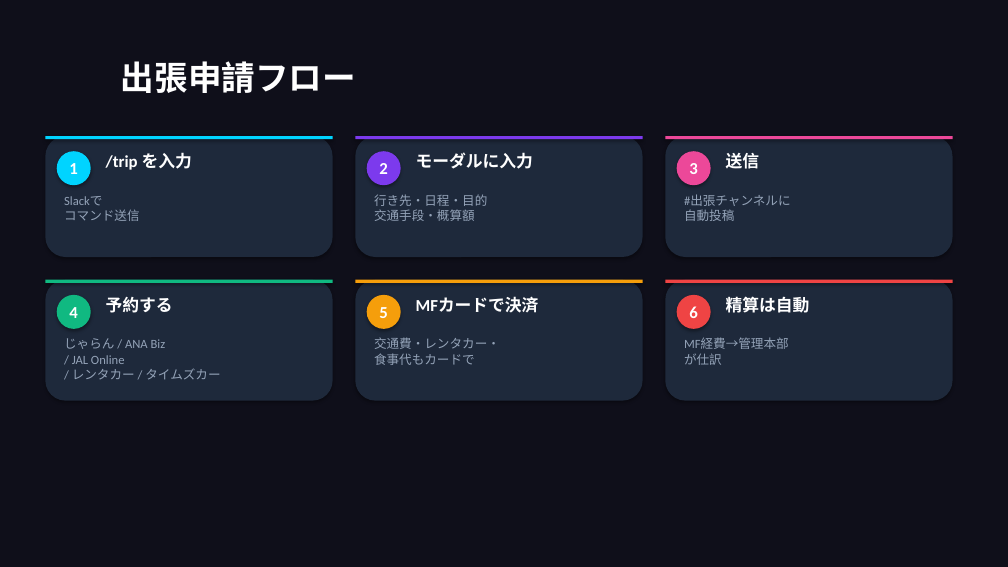
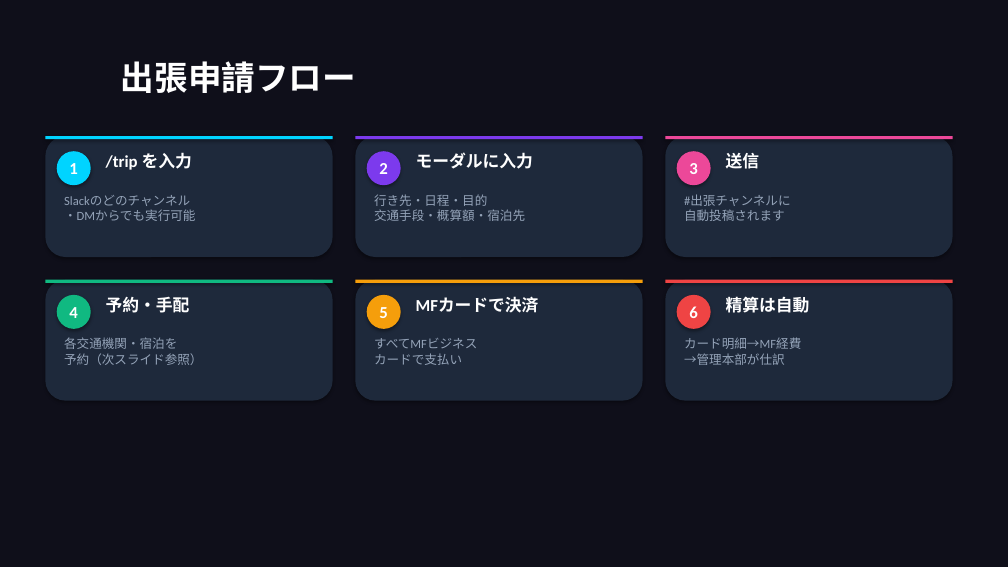
Before and after one commit to takeshiizawa123/next-procurement-poc, a slide deck: slide 18 of docs/user-manual.pptx (slide 17 before the commit). Drawn at 1008x567 pixels with LibreOffice and Linux fonts; fonts in the diff are those of the drawing. Boxes give left, top, right and bottom in pixels: in the first picture for what was removed or moved away, otherwise in the second. Text is boxed around its words. In the diff, an @@ line names an element or a change of style, - is before the commit and + after.

```diff
--- a/docs/user-manual.pptx
+++ b/docs/user-manual.pptx
@@ text at <box>64,195,195,221</box>: text changed @@
-Slackで
-コマンド送信
+Slackのどのチャンネル
+・DMからでも実行可能
@@ text at <box>374,194,525,221</box>: text changed @@
-行き先・日程・目的
-交通手段・概算額
+行き先・日程・目的
+交通手段・概算額・宿泊先
@@ text at <box>684,194,791,221</box>: text changed @@
-#出張チャンネルに
-自動投稿
+#出張チャンネルに
+自動投稿されます
@@ text at <box>106,296,190,313</box>: text changed @@
-予約する
+予約・手配
@@ text at <box>64,337,202,365</box>: text changed @@
-じゃらん / ANA Biz
-/ JAL Online
-/ レンタカー / タイムズカー
+各交通機関・宿泊を
+予約（次スライド参照）
@@ text at <box>374,338,477,365</box>: text changed @@
-交通費・レンタカー・
-食事代もカードで
+すべてMFビジネス
+カードで支払い
@@ text at <box>684,337,801,365</box>: text changed @@
-MF経費→管理本部
-が仕訳
+カード明細→MF経費
+→管理本部が仕訳
```
Also in this commit, not shown: 9 other slides changed, 15 slides added, 1 other file.
